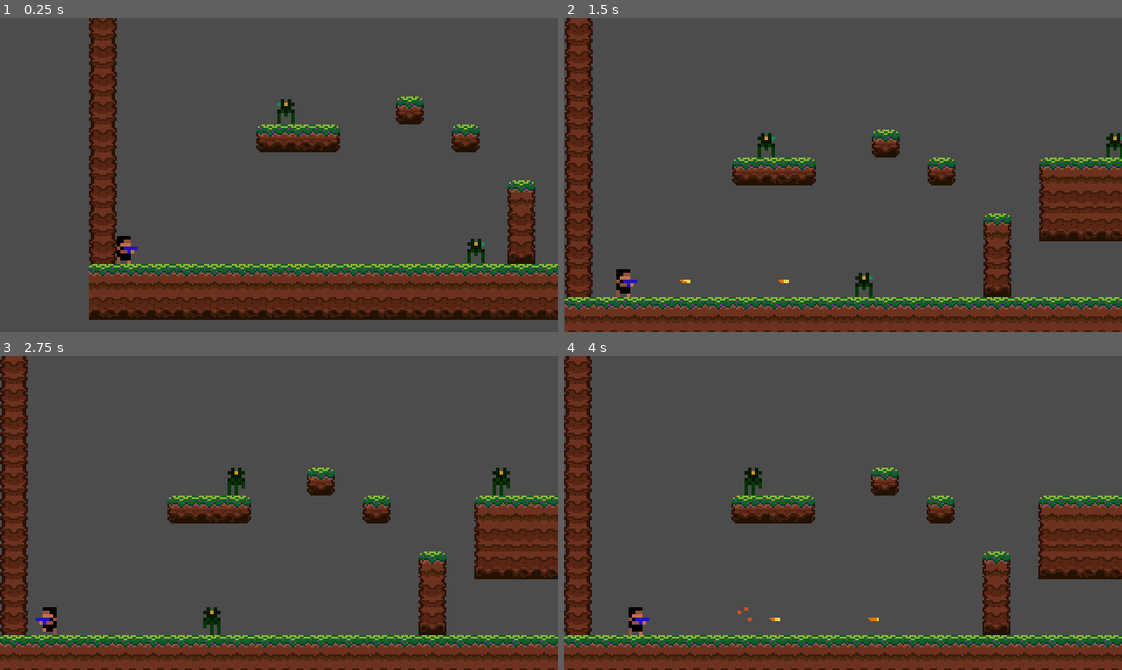
Above: before the commit, frames 1-4 (two rows, left to right).
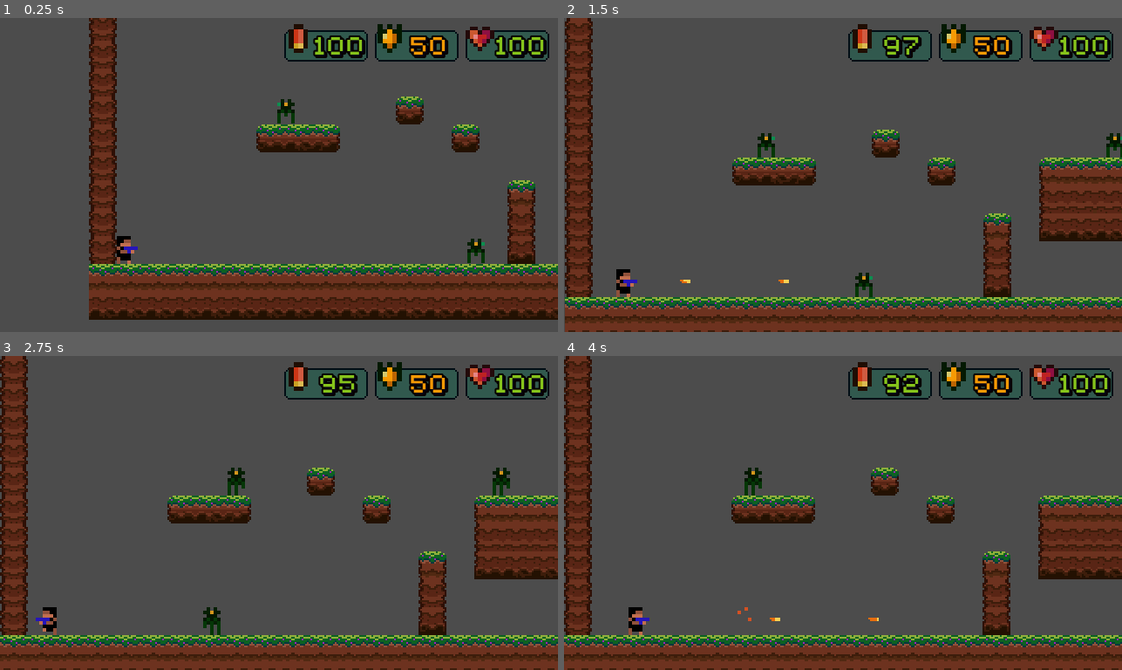
Above: after the commit, the same moments.

Repository: heartyhardy/pewpew-the-game
Game: Godot game, scene res://LevelOne.tscn
Two runs of this game, one before a commit and one after it. Both use one fixed random seed, a clock stepped at 60 frames per second and the inputs below.
Inputs:
- Up to frame 1 (0.25 s): no input
- Up to frame 2 (1.5 s): hold Right (ui_right) from 0.53 s (still down); tap Space (ui_select) at 0.6, 0.77, 1.07, 1.35 s
- Up to frame 3 (2.75 s): tap Space (ui_select) at 1.52, 1.82, 2.1 s; release Right (ui_right) at 2.03 s; hold Left (ui_left) from 2.03 s (still down)
- Up to frame 4 (4 s): release Left (ui_left) at 2.78 s; hold Right (ui_right) from 2.78 s (still down); tap Space (ui_select) at 2.85, 3.02, 3.32, 3.6, 3.77 s

The runs differ from the first frame. In frame 1, 4.6% of the frame differs, in the area x 50-99%, y 1-14%; in frame 2, 4.6%; in frame 3, 4.6%; in frame 4, 4.6%.

Commit message:
Implemented a HUD and wired the player global vars to the HUD

Diff:
--- /dev/null
+++ b/AmmoCounter.tscn
@@ -0,0 +1,5 @@
+[gd_scene load_steps=2 format=2]
+
+[ext_resource path="res://Counter.tscn" type="PackedScene" id=1]
+
+[node name="AmmoCounter" instance=ExtResource( 1 )]
--- /dev/null
+++ b/ArmorCounter.tscn
@@ -0,0 +1,11 @@
+[gd_scene load_steps=3 format=2]
+
+[ext_resource path="res://ui/icons/armor.png" type="Texture" id=1]
+[ext_resource path="res://Counter.tscn" type="PackedScene" id=2]
+
+[node name="ArmorCounter" instance=ExtResource( 2 )]
+
+[node name="Icon" parent="." index="0"]
+margin_left = -1.0
+margin_right = 21.0
+texture = ExtResource( 1 )
--- /dev/null
+++ b/Counter.tscn
@@ -0,0 +1,48 @@
+[gd_scene load_steps=4 format=2]
+
+[ext_resource path="res://ui/common/pewpew_ui_backdrop-1.png.png" type="Texture" id=1]
+[ext_resource path="res://ui/icons/ammo.png" type="Texture" id=2]
+[ext_resource path="res://ui/Themes/Default_Theme.tres" type="Theme" id=3]
+
+[node name="Counter" type="NinePatchRect"]
+margin_right = 48.0
+margin_bottom = 18.0
+rect_min_size = Vector2( 48, 18 )
+texture = ExtResource( 1 )
+patch_margin_left = 8
+patch_margin_top = 8
+patch_margin_right = 8
+patch_margin_bottom = 8
+__meta__ = {
+"_edit_use_anchors_": false
+}
+
+[node name="Icon" type="TextureRect" parent="."]
+anchor_top = 0.5
+anchor_bottom = 0.5
+margin_top = -17.0
+margin_right = 22.0
+margin_bottom = 9.0
+texture = ExtResource( 2 )
+expand = true
+stretch_mode = 6
+__meta__ = {
+"_edit_use_anchors_": false
+}
+
+[node name="Label" type="Label" parent="."]
+anchor_left = 1.0
+anchor_top = 0.5
+anchor_right = 1.0
+anchor_bottom = 0.5
+margin_left = -32.0
+margin_top = -8.0
+margin_right = -4.0
+margin_bottom = 9.0
+theme = ExtResource( 3 )
+text = "100"
+align = 1
+valign = 1
+__meta__ = {
+"_edit_use_anchors_": false
+}
--- /dev/null
+++ b/HUD.gd
@@ -0,0 +1,52 @@
+extends Control
+
+var player
+
+#TEXT COLORS
+var green = Color("#87c51c")
+var orange = Color("#f79b05")
+var red = Color("#bf4523")
+
+func _ready():
+	player = PlayerGlobals.get_player()
+
+func _physics_process(delta):
+
+#	UPDATE LABEL TEXT AND COLORS
+	var hp = PlayerGlobals.get_hp()
+	var armor = PlayerGlobals.get_armor()
+	var ammo = PlayerGlobals.get_ammo()
+
+	set_label_color($StatusBar/AmmoCounter/Label, ammo)
+	set_label_color($StatusBar/ArmorCounter/Label, armor)
+	set_label_color($StatusBar/HealthCounter/Label, hp)
+
+	$StatusBar/HealthCounter/Label.text = str(PlayerGlobals.get_hp())
+	$StatusBar/ArmorCounter/Label.text = str(PlayerGlobals.get_armor())
+	$StatusBar/AmmoCounter/Label.text = str(PlayerGlobals.get_ammo())
+
+
+#SET COLOR TO THE GIVEN LABEL DEPENDING ON THE NUMBER
+func set_label_color(lbl, num):
+	if num <= 100 and num > 50:
+		lbl.add_color_override("font_color", green)
+		$HPBlinkTimer.paused = true
+	elif num <= 50 and num > 20:
+		lbl.add_color_override("font_color", orange)
+		$HPBlinkTimer.paused = true
+	elif num <= 20:
+		lbl.add_color_override("font_color", red)
+		if $HPBlinkTimer.paused:
+			$HPBlinkTimer.paused = false
+		elif $HPBlinkTimer.is_stopped():
+			$HPBlinkTimer.start()
+
+
+func _on_Timer_timeout():
+	var hp = PlayerGlobals.get_hp()
+	if hp <= 50:
+		var is_visible = $StatusBar/HealthCounter/Icon.visible
+		if is_visible:
+			$StatusBar/HealthCounter/Icon.visible = false
+		elif !is_visible:
+			$StatusBar/HealthCounter/Icon.visible = true
--- /dev/null
+++ b/HUD.tscn
@@ -0,0 +1,39 @@
+[gd_scene load_steps=5 format=2]
+
+[ext_resource path="res://HealthCounter.tscn" type="PackedScene" id=1]
+[ext_resource path="res://AmmoCounter.tscn" type="PackedScene" id=2]
+[ext_resource path="res://ArmorCounter.tscn" type="PackedScene" id=3]
+[ext_resource path="res://HUD.gd" type="Script" id=4]
+
+[node name="HUD" type="Control"]
+anchor_right = 1.0
+anchor_bottom = 1.0
+size_flags_horizontal = 0
+size_flags_vertical = 0
+script = ExtResource( 4 )
+__meta__ = {
+"_edit_use_anchors_": false
+}
+
+[node name="StatusBar" type="HBoxContainer" parent="."]
+anchor_left = 1.0
+anchor_right = 1.0
+margin_left = -152.0
+margin_bottom = 18.0
+__meta__ = {
+"_edit_use_anchors_": false
+}
+
+[node name="AmmoCounter" parent="StatusBar" instance=ExtResource( 2 )]
+
+[node name="ArmorCounter" parent="StatusBar" instance=ExtResource( 3 )]
+margin_left = 52.0
+margin_right = 100.0
+
+[node name="HealthCounter" parent="StatusBar" instance=ExtResource( 1 )]
+margin_left = 104.0
+margin_right = 152.0
+
+[node name="HPBlinkTimer" type="Timer" parent="."]
+wait_time = 0.5
+[connection signal="timeout" from="HPBlinkTimer" to="." method="_on_Timer_timeout"]
--- /dev/null
+++ b/HealthCounter.tscn
@@ -0,0 +1,10 @@
+[gd_scene load_steps=3 format=2]
+
+[ext_resource path="res://ui/icons/health.png" type="Texture" id=1]
+[ext_resource path="res://Counter.tscn" type="PackedScene" id=2]
+
+[node name="HealthCounter" instance=ExtResource( 2 )]
+
+[node name="Icon" parent="." index="0"]
+margin_right = 19.0
+texture = ExtResource( 1 )
--- a/LevelOne.tscn
+++ b/LevelOne.tscn
@@ -1,10 +1,21 @@
-[gd_scene load_steps=4 format=2]
+[gd_scene load_steps=5 format=2]
 
 [ext_resource path="res://tilesets/basic_tileset_v1.tres" type="TileSet" id=1]
 [ext_resource path="res://Player.tscn" type="PackedScene" id=2]
 [ext_resource path="res://Spidermine.tscn" type="PackedScene" id=3]
+[ext_resource path="res://HUD.tscn" type="PackedScene" id=4]
 
 [node name="LevelOne" type="Node2D"]
+
+[node name="HUDLayer" type="CanvasLayer" parent="."]
+
+[node name="HUD" parent="HUDLayer" instance=ExtResource( 4 )]
+anchor_right = 0.0
+anchor_bottom = 0.0
+margin_left = 315.243
+margin_top = 6.61013
+margin_right = 315.243
+margin_bottom = 6.61013
 
 [node name="TileMap" type="TileMap" parent="."]
 tile_set = ExtResource( 1 )
--- a/Player.gd
+++ b/Player.gd
@@ -2,6 +2,8 @@
 
 export(int) var speed = 30
 export(int) var hp = 100
+export(int) var armor = 50
+export(int) var ammo = 100
 
 const GRAVITY = 10
 const JUMP_FORCE = -250
@@ -16,6 +18,9 @@
 
 func _ready():
 	PlayerGlobals.set("player", self)
+	PlayerGlobals.set("hp", hp)
+	PlayerGlobals.set("armor", armor)
+	PlayerGlobals.set("ammo", ammo)
 
 func _physics_process(delta):
 
@@ -51,11 +56,14 @@
 			velocity.y = JUMP_FORCE
 			is_on_ground = false
 
-#	SHOOT
+#	SHOOT IF PLAYER HAS AMMO
 	if Input.is_action_just_pressed("ui_select") and !is_attacking:
+		if ammo <= 0:
+			return
 		if is_on_floor():
 			velocity.x = 0
 		is_attacking = true
+		reduce_one_from_ammo()
 		$Player_Anim.play("Shoot")
 		var weapon_projectile = REGULAR_BULLET.instance()
 		weapon_projectile.set_direction(sign($ShootPoint.position.x))
@@ -81,11 +89,31 @@
 	velocity = move_and_slide(velocity, FLOOR)
 
 
-#ON TAKE DAMAGE
+#ON TAKE DAMAGE SEE IF PLAYER IS ALIVE AND UPDATE HP
 func on_enemy_hit(dmg):
-	hp -= dmg
+	reduce_from_armor(dmg)
+	PlayerGlobals.set_hp(hp)
 	if hp <= 0:
+		PlayerGlobals.set_hp(hp)
 		queue_free()
+
+
+#ON SHOOT REDUCE ONE AMMO FROM CURRENT AMMO
+func reduce_one_from_ammo():
+	ammo -= 1
+	if ammo < 0:
+		ammo = 0
+	PlayerGlobals.set_ammo(ammo)
+
+#IF PLAYER HAS ARMOR REDUCE DMG FROM ARMOR, IF NOT REDUCE FROM HP
+func reduce_from_armor(dmg):
+	var remainder = armor - dmg
+	if remainder >= 0:
+		armor = remainder
+	elif remainder < 0:
+		hp += remainder
+		armor = 0
+	PlayerGlobals.set_armor(armor)
 
 
 #IS THE ANIMATION DONE?
--- a/PlayerGlobals.gd
+++ b/PlayerGlobals.gd
@@ -3,5 +3,59 @@
 #PLAYER OBJECT
 var player
 
+#PLAYER PROPERTIES
+var hp
+var armor
+var ammo
+
 func _ready():
 	pass # Replace with function body.
+
+#GET PLAYER
+func get_player():
+	return player
+
+
+#GET PLAYER HP
+func get_hp():
+	return hp
+
+
+#GET PLAYER ARMOR
+func get_armor():
+	return armor
+
+
+#GET PLAYER AMMO
+func get_ammo():
+	return ammo
+
+
+#SET PLAYER HP
+func set_hp(player_hp):
+	if player_hp < 0:
+		hp = 0
+	elif player_hp > 100:
+		hp = 100
+	else:
+		hp = player_hp
+
+
+#SET PLAYER ARMOR
+func set_armor(player_armor):
+	if player_armor < 0:
+		armor = 0
+	elif player_armor > 100:
+		armor = 100
+	else:
+		armor = player_armor
+
+
+#SET PLAYER AMMO
+func set_ammo(player_ammo):
+	if ammo < 0:
+		ammo = 0
+	elif ammo > 999:
+		ammo = 999
+	else:
+		ammo = player_ammo
--- a/RegularBullet.gd
+++ b/RegularBullet.gd
@@ -30,5 +30,5 @@
 #RELEASE IF COLLIDE
 func _on_RegularBullet_body_entered(body):
 	if body.get_meta("Type") == "ENEMY":
-		body.hit_by_player(damage, position.x)
+		body.hit_by_player(damage)
 	queue_free()
--- a/Spidermine.gd
+++ b/Spidermine.gd
@@ -79,7 +79,7 @@
 	$VisonRay.cast_to *= -1
 
 #ON PLAYER HIT, TURN IF NECESSARY
-func hit_by_player(dmg,xpos):
+func hit_by_player(dmg):
 	hp -= dmg
 	if should_turn():
 		turn()
--- /dev/null
+++ b/ui/Fonts/Default_Font.tres
@@ -0,0 +1,13 @@
+[gd_resource type="DynamicFont" load_steps=2 format=2]
+
+[ext_resource path="res://ui/Fonts/Chava-Regular.ttf" type="DynamicFontData" id=1]
+
+[resource]
+size = 14
+outline_size = 1
+outline_color = Color( 0.027451, 0, 0, 1 )
+use_mipmaps = true
+use_filter = true
+extra_spacing_top = -2
+extra_spacing_char = 1
+font_data = ExtResource( 1 )
--- /dev/null
+++ b/ui/Themes/Default_Theme.tres
@@ -0,0 +1,15 @@
+[gd_resource type="Theme" load_steps=2 format=2]
+
+[ext_resource path="res://ui/Fonts/Default_Font.tres" type="DynamicFont" id=1]
+
+[resource]
+default_font = ExtResource( 1 )
+Label/colors/font_color = Color( 1, 1, 1, 1 )
+Label/colors/font_color_shadow = Color( 0.027451, 0.0313726, 0.160784, 0.513726 )
+Label/colors/font_outline_modulate = Color( 1, 1, 1, 1 )
+Label/constants/line_spacing = 3
+Label/constants/shadow_as_outline = 0
+Label/constants/shadow_offset_x = 1
+Label/constants/shadow_offset_y = 1
+Label/fonts/font = null
+Label/styles/normal = null
Binary file added: ui/Fonts/Chava-Regular.ttf
Binary file added: ui/common/pewpew_ui_backdrop-1.png.png
Not shown, added: ui/common/pewpew_ui_backdrop-1.png.png.import
Binary file added: ui/icons/ammo.png
Not shown, added: ui/icons/ammo.png.import
Binary file added: ui/icons/armor.png
Not shown, added: ui/icons/armor.png.import
Binary file added: ui/icons/health.png
Not shown, added: ui/icons/health.png.import
